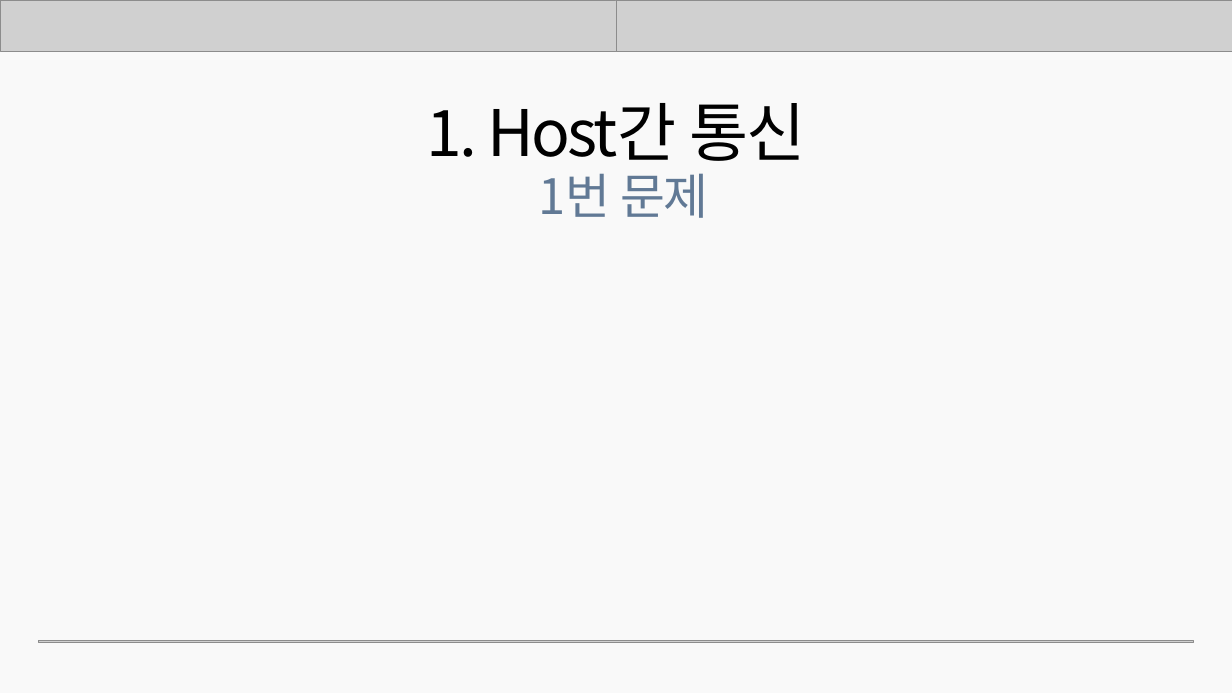
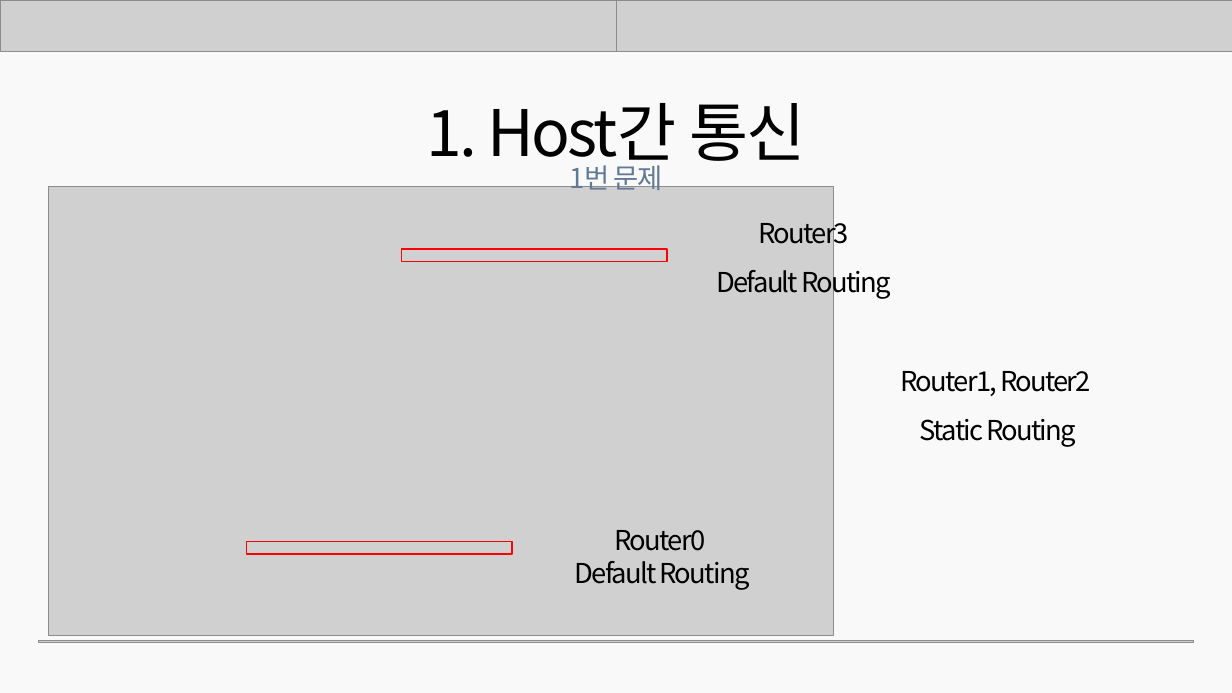
Before and after one commit to rombird/LEELEELIM, a slide deck: slide 3 of 응용SW기초기술활용.pptx. Drawn at 1232x693 pixels with LibreOffice and Linux fonts; fonts in the diff are those of the drawing; grey boxes stand for pictures. Boxes give left, top, right and bottom in pixels: in the first picture for what was removed or moved away, otherwise in the second. Text is boxed around its words. In the diff, an @@ line names an element or a change of style, - is before the commit and + after.

```diff
--- a/응용SW기초기술활용.pptx
+++ b/응용SW기초기술활용.pptx
@@ text "1번 문제": place and size @@
-text "1번 문제" at [539, 173, 709, 218]
+text "1번 문제" at [569, 161, 663, 196]
@@ text "1번 문제" at [569, 161, 663, 196]: size 57 to 32 pt @@
@@ picture added at [48, 187, 833, 636] @@
@@ text added at [716, 216, 891, 300], 32 pt, text #000000 @@
+Router3
+Default Routing
@@ rectangle added at [402, 249, 668, 261], outline #FF0000 2 pt @@
@@ text added at [901, 371, 1091, 447], 32 pt, text #000000 @@
+Router1, Router2
+Static Routing
@@ text added at [575, 530, 749, 590], 32 pt, text #000000 @@
+Router0
+Default Routing
@@ rectangle added at [246, 541, 513, 554], outline #FF0000 2 pt @@
```
Also in this commit, not shown: 13 other slides changed, 9 slides added.
